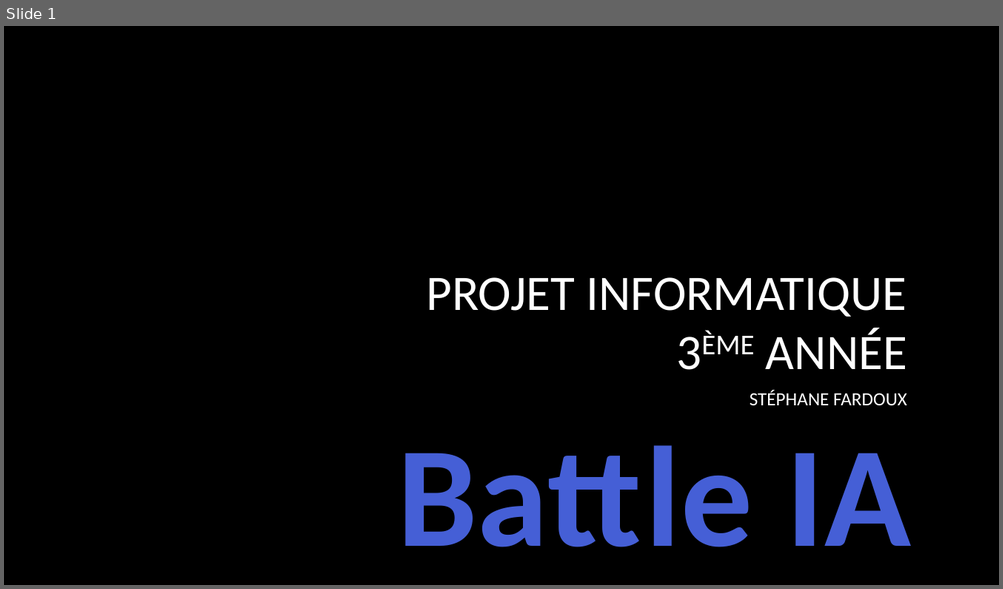
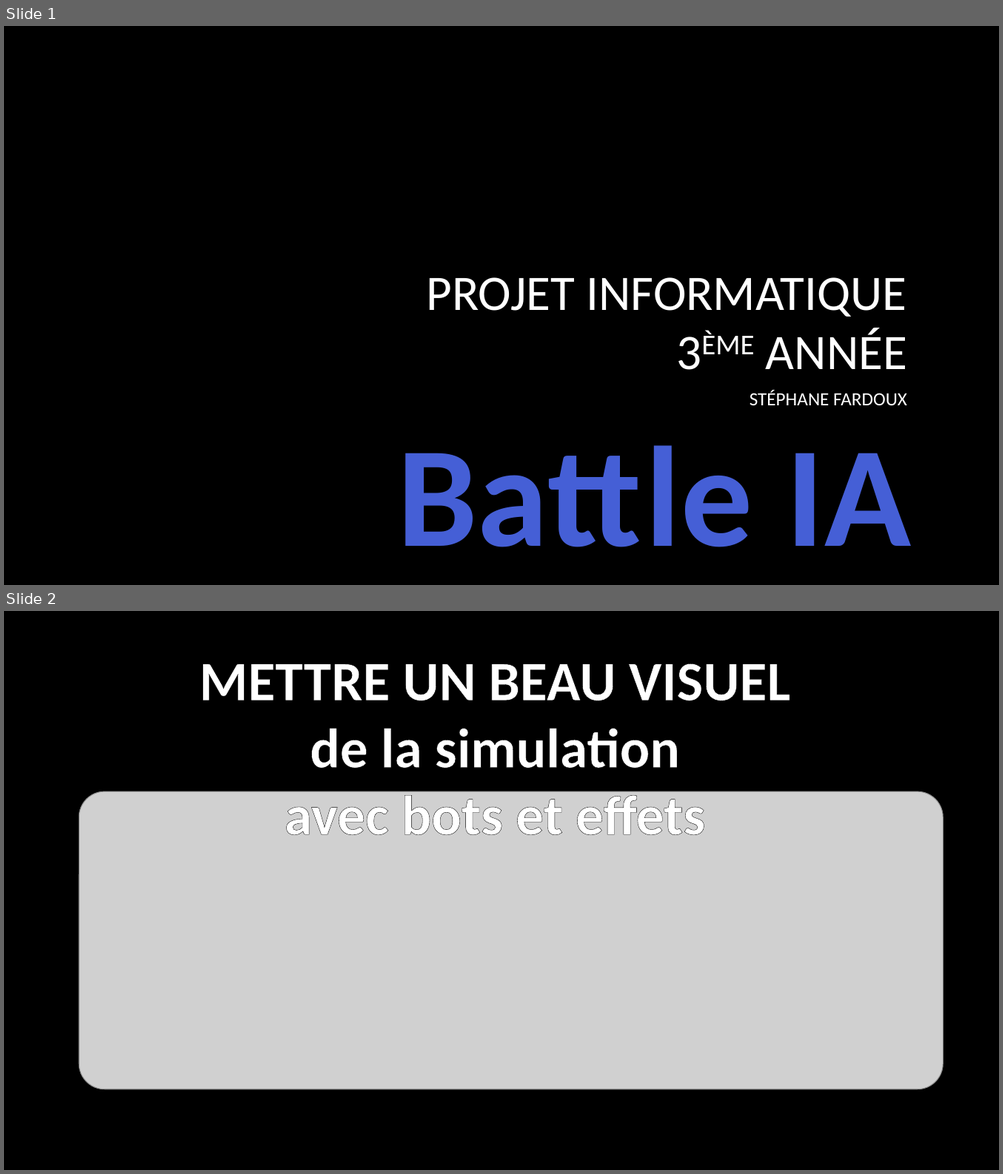
Before and after one commit to BorisFR/BattleIA, a slide deck: Battle IA.pptx. Shown one above the other, each under a label of ours: slide 1 before the commit, slides 1 and 2 after it. The pictures are 1003x589 and 1003x1174 pixels, drawn with LibreOffice and Linux fonts; fonts in the diff are those of the drawing; grey boxes stand for pictures; background and template pictures are left out. Boxes give left, top, right and bottom in pixels: in the first picture for what was removed or moved away, otherwise in the second. Text is boxed around its words. In the diff, an @@ line names an element or a change of style, - is before the commit and + after.

```diff
--- a/Battle IA.pptx
+++ b/Battle IA.pptx
@@ slide 2 added at bbox=[4, 611, 999, 1170], background picture (left out) @@
@@ text added at bbox=[199, 664, 790, 835], 54 pt, text #FFFFFF, bold @@
+METTRE UN BEAU VISUEL
+de la simulation
+avec bots et effets
@@ picture added at bbox=[79, 792, 942, 1089] @@
```
Also in this commit, not shown: 9 slides changed, 1 other slide added, 11 other files.
